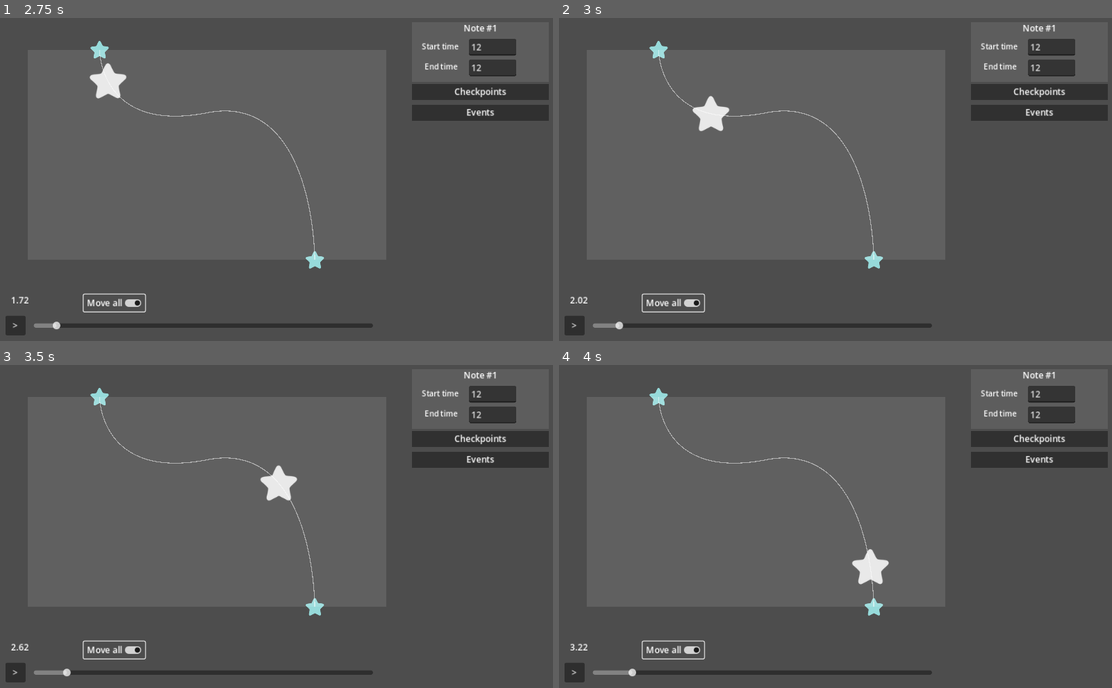
Above: before the commit, frames 1-4 (two rows, left to right).
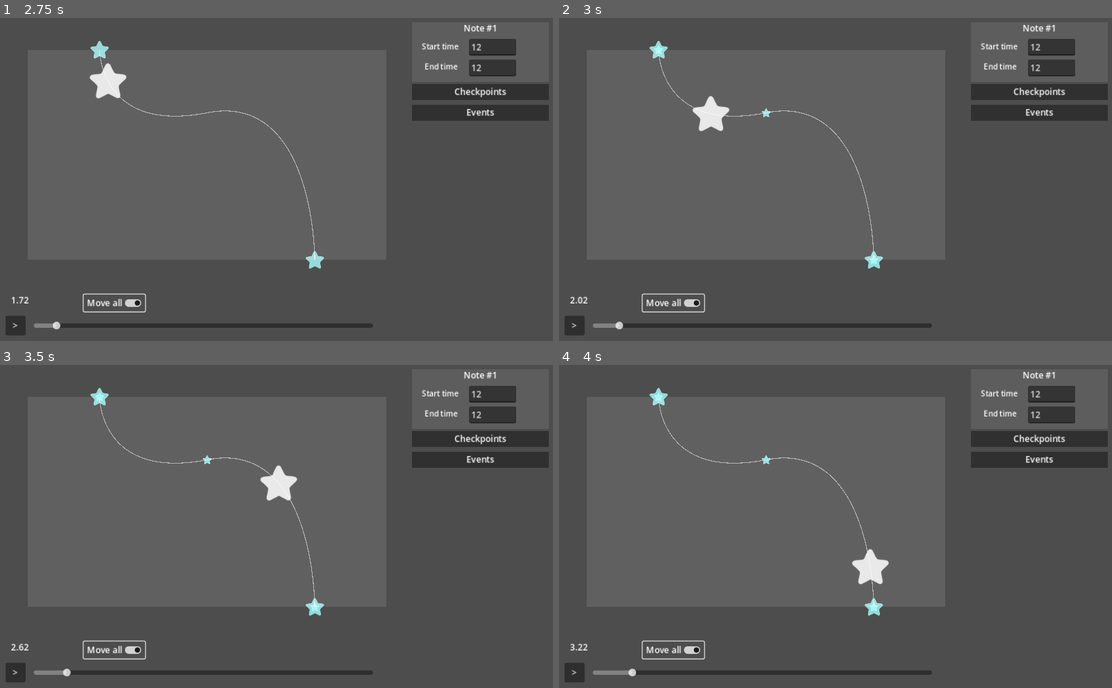
Above: after the commit, the same moments.

Repository: Punjidixie/Project-Prelude-Editor
Game: Godot game, scene res://main/main.tscn
The game is run twice, just before and just after one commit, with the same random seed, the same clock (stepped at 60 frames per second) and the same inputs.
Inputs (mouse positions are in pixels of both pictures, inside the frame that each line leads up to):
- Up to frame 1 (2.75 s): click (492, 47) at 0.52 s; type "12" at 0.6 s; click (492, 66) at 0.75 s; type "12" at 0.83 s; click ">" at 1.25 s; click "Move all" at 2 s
- Up to frame 2 (3 s): move the mouse to (608, 305) at 2.77 s; hold W from 2.78 s (still down); click (608, 305) at 2.85 s
- Up to frame 3 (3.5 s): keep holding W
- Up to frame 4 (4 s): move the mouse to (724, 542) at 3.52 s; release W at 3.53 s; click (724, 542) at 3.6 s

Frame 1 is identical in both runs. In frame 2, less than 0.1% of the frame differs, in the area x 17-58%, y 8-77%; in frame 3, less than 0.1%; in frame 4, less than 0.1%.

Commit message:
separate drag detector

Diff:
--- a/main/main.tscn
+++ b/main/main.tscn
@@ -61,15 +61,19 @@
 script = ExtResource("5_s85vc")
 start_checkpoint = NodePath("../../Checkpoints/StartCheckpoint")
 
-[node name="MoveEvent" type="Node" parent="Notes/Note/NoteEvents" node_paths=PackedStringArray("start_checkpoint", "destination_checkpoint", "visual_curve")]
+[node name="MoveEvent" type="Node" parent="Notes/Note/NoteEvents" node_paths=PackedStringArray("start_checkpoint", "destination_checkpoint", "visual_curve", "path_points")]
 script = ExtResource("5_vyj42")
 path = SubResource("Curve2D_gaqnd")
 start_checkpoint = NodePath("../../Checkpoints/StartCheckpoint")
 destination_checkpoint = NodePath("../../Checkpoints/EndCheckpoint")
 visual_curve = NodePath("WorldLine")
+path_points = NodePath("PathPoints")
 start_time = 1.0
+event_type = null
 
 [node name="WorldLine" type="Line2D" parent="Notes/Note/NoteEvents/MoveEvent"]
+
+[node name="PathPoints" type="Node" parent="Notes/Note/NoteEvents/MoveEvent"]
 
 [node name="EndEvent" type="Node" parent="Notes/Note/NoteEvents" node_paths=PackedStringArray("end_checkpoint")]
 script = ExtResource("6_klw7q")
@@ -84,6 +88,7 @@
 texture = ExtResource("2_ypqv5")
 
 [node name="Path2D" type="Path2D" parent="Notes"]
+visible = false
 position = Vector2(-29.4448, -34.9067)
 scale = Vector2(1.14947, 1.14667)
 curve = SubResource("Curve2D_acccc")
--- /dev/null
+++ b/notes/drag_detector.gd
@@ -0,0 +1,33 @@
+extends Control
+
+class_name DragDetector
+
+var following_mouse = false
+var mouse_in = false # to be able to start following mouse
+var drag_position : Vector2
+
+signal on_clicked()
+signal on_dragged(amount: Vector2)
+
+func _ready():
+	mouse_entered.connect(on_mouse_entered)
+	mouse_exited.connect(on_mouse_exited)
+
+func _process(delta):
+	if mouse_in:
+		if Input.is_action_just_pressed("left_click"):
+			drag_position = get_local_mouse_position()
+			following_mouse = true
+			on_clicked.emit()
+
+	if following_mouse:
+		var amount_moved = get_local_mouse_position() - drag_position
+		on_dragged.emit(amount_moved)
+		if Input.is_action_just_released("left_click"):
+			following_mouse = false
+
+func on_mouse_entered():
+	mouse_in = true
+
+func on_mouse_exited():
+	mouse_in = false
--- a/notes/note.gd
+++ b/notes/note.gd
@@ -66,10 +66,12 @@
 func on_checkpoint_clicked():
 	SignalManager.on_note_selected.emit(self) # Tell the UI manager to spawn UIs
 
-func on_move_all(amount: Vector2):
+func on_move_all(caller: NoteCheckpoint, amount: Vector2):
 	var checkpoints = get_note_checkpoints()
 	var events = get_note_events()
-	for checkpoint: NoteCheckpoint in checkpoints: checkpoint.move_by(amount)
+	for checkpoint: NoteCheckpoint in checkpoints:
+		if checkpoint != caller:
+			checkpoint.move_by(amount)
 	for event: NoteEvent in events: event.move_by(amount)
 	update()
 
--- a/notes/note_checkpoint.gd
+++ b/notes/note_checkpoint.gd
@@ -17,7 +17,8 @@
 # Local time
 @export var target_time : float
 @export var checkpoint_name : String
-@export var click_area : Control
+@export var drag_detector: DragDetector
+
 
 var following_mouse = false
 var mouse_in = false # to be able to start following mouse
@@ -25,20 +26,11 @@
 
 func _ready():
 	super._ready()
-	click_area.mouse_entered.connect(on_mouse_entered)
-	click_area.mouse_exited.connect(on_mouse_exited)
+	drag_detector.on_dragged.connect(on_dragged)
+	drag_detector.on_clicked.connect(on_clicked)
 
 func _process(delta):
-	if mouse_in:
-		if Input.is_action_just_pressed("left_click"):
-			drag_position = get_local_mouse_position()
-			following_mouse = true
-			on_checkpoint_clicked.emit()
-
-	if following_mouse:
-		follow_mouse()
-		if Input.is_action_just_released("left_click"):
-			following_mouse = false
+	pass
 
 
 func get_and_initialize_info_box() -> CheckpointInfoBox:
@@ -55,15 +47,14 @@
 	on_checkpoint_updated.emit(self)
 
 # Change 2 : Called from being dragged from its sprite
-func follow_mouse():
-	var new_world_position = get_global_mouse_position() - drag_position
-	var new_play_position = PlayAreaUtils.get_play_position(new_world_position)
+func on_dragged(amount: Vector2):
 	if GlobalManager.move_all == true:
-		# Tell the note to move everything
-		SignalManager.move_all_by.emit(new_play_position - play_position)
+		# Move self, then tell the note to move everything except self by the same amount
+		set_world_position(position + amount)
+		SignalManager.move_all_by.emit(self, PlayAreaUtils.get_delta_play_position(amount))
 	else:
-		# Move itself and tell related events
-		set_world_position(new_world_position)
+		# Move self and tell related events
+		set_world_position(position + amount)
 		on_checkpoint_updated.emit(self)
 
 	on_checkpoint_ui_needs_update.emit()
@@ -81,8 +72,5 @@
 	# No need to emit checkpoint_updated. Connected events will move by the same amount.
 	on_checkpoint_ui_needs_update.emit()
 
-func on_mouse_entered():
-	mouse_in = true
-
-func on_mouse_exited():
-	mouse_in = false
+func on_clicked():
+	on_checkpoint_clicked.emit()
--- a/notes/note_events/move_event.gd
+++ b/notes/note_events/move_event.gd
@@ -9,10 +9,16 @@
 
 @export var visual_curve : Line2D
 
+@export var path_points: Node
+
 func _ready():
 	get_tree().get_root().size_changed.connect(on_viewport_size_changed)
 	connect_start_checkpoint()
 	connect_destination_checkpoint()
+
+func _process(delta):
+	if Input.is_key_pressed(KEY_W):
+		spawn_path_points()
 
 # get the current note's play position from local time
 func get_notebody_play_position(local_time: float):
@@ -41,7 +47,13 @@
 	redraw_curve()
 
 func spawn_path_points():
-	pass
+	GodotUtils.delete_all_children(path_points)
+
+	for i in range(path.point_count):
+		var path_point: PathPoint = ScenePreloader.path_point.instantiate()
+		path_point.initialize(self, i)
+		path_points.add_child(path_point)
+
 
 func redraw_curve():
 	visual_curve.clear_points()
@@ -66,6 +78,12 @@
 	redraw_curve()
 	on_event_updated.emit(self)
 
+func on_path_point_dragged(index: int, amount: Vector2):
+	var new_world_position = PlayAreaUtils.get_world_position(path.get_point_position(index)) + amount
+	var new_play_position = PlayAreaUtils.get_play_position(new_world_position)
+	path.set_point_position(index, new_play_position)
+	redraw_curve()
+
 func connect_start_checkpoint():
 	start_checkpoint.on_checkpoint_updated.connect(on_start_checkpoint_updated)
 
--- a/notes/note_events/note_checkpoint.tscn
+++ b/notes/note_events/note_checkpoint.tscn
@@ -1,14 +1,15 @@
-[gd_scene load_steps=4 format=3 uid="uid://6xa2kl78865d"]
+[gd_scene load_steps=5 format=3 uid="uid://6xa2kl78865d"]
 
 [ext_resource type="Script" path="res://notes/note_checkpoint.gd" id="1_7kayq"]
 [ext_resource type="Texture2D" uid="uid://pc1xdwlau3fa" path="res://assets/star.png" id="2_0o8fb"]
+[ext_resource type="Script" path="res://notes/drag_detector.gd" id="3_cnygx"]
 
 [sub_resource type="RectangleShape2D" id="RectangleShape2D_nvqme"]
 size = Vector2(40, 40)
 
-[node name="NoteCheckpoint" type="Node2D" node_paths=PackedStringArray("click_area")]
+[node name="NoteCheckpoint" type="Node2D" node_paths=PackedStringArray("drag_detector")]
 script = ExtResource("1_7kayq")
-click_area = NodePath("DragArea")
+drag_detector = NodePath("DragDetector")
 
 [node name="Visual" type="Sprite2D" parent="."]
 modulate = Color(0.662745, 1, 1, 0.792157)
@@ -21,7 +22,7 @@
 [node name="CollisionShape2D" type="CollisionShape2D" parent="Area2D"]
 shape = SubResource("RectangleShape2D_nvqme")
 
-[node name="DragArea" type="Control" parent="."]
+[node name="DragDetector" type="Control" parent="."]
 custom_minimum_size = Vector2(50, 50)
 layout_mode = 3
 anchors_preset = 8
@@ -29,14 +30,15 @@
 anchor_top = 0.5
 anchor_right = 0.5
 anchor_bottom = 0.5
-offset_left = -20.0
-offset_top = -20.0
-offset_right = 20.0
-offset_bottom = 20.0
+offset_left = -25.0
+offset_top = -25.0
+offset_right = 25.0
+offset_bottom = 25.0
 grow_horizontal = 2
 grow_vertical = 2
+script = ExtResource("3_cnygx")
 
-[node name="ColorRect" type="ColorRect" parent="DragArea"]
+[node name="ColorRect" type="ColorRect" parent="DragDetector"]
 visible = false
 layout_mode = 1
 anchors_preset = 15
--- /dev/null
+++ b/notes/note_events/path_points/path_point.gd
@@ -0,0 +1,21 @@
+extends PlayAreaObject
+
+class_name PathPoint
+
+@export var drag_detector: DragDetector
+
+var move_event: MoveEvent
+var index: int # Which index in move_event's path to control
+
+func _ready():
+	drag_detector.on_dragged.connect(on_dragged)
+
+func initialize(_move_event: MoveEvent, _index: int) -> void:
+	self.move_event = _move_event
+	self.index = _index
+
+	set_play_position(move_event.path.get_point_position(index))
+
+func on_dragged(amount: Vector2) -> void:
+	set_world_position(position + amount)
+	move_event.on_path_point_dragged(index, amount)
--- /dev/null
+++ b/notes/note_events/path_points/path_point.tscn
@@ -0,0 +1,23 @@
+[gd_scene load_steps=4 format=3 uid="uid://cilx0w1l1ji7m"]
+
+[ext_resource type="Script" path="res://notes/note_events/path_points/path_point.gd" id="1_3teka"]
+[ext_resource type="Texture2D" uid="uid://pc1xdwlau3fa" path="res://assets/star.png" id="2_4cnet"]
+[ext_resource type="Script" path="res://notes/drag_detector.gd" id="3_loxqh"]
+
+[node name="PathPoint" type="Node2D" node_paths=PackedStringArray("drag_detector")]
+script = ExtResource("1_3teka")
+drag_detector = NodePath("DragDetector")
+
+[node name="Visual" type="Sprite2D" parent="."]
+modulate = Color(0.662745, 1, 1, 0.792157)
+scale = Vector2(0.25, 0.25)
+texture = ExtResource("2_4cnet")
+
+[node name="DragDetector" type="Control" parent="."]
+layout_mode = 3
+anchors_preset = 0
+offset_left = -10.0
+offset_top = -10.0
+offset_right = 10.0
+offset_bottom = 10.0
+script = ExtResource("3_loxqh")
--- a/singletons/godot_utils.gd
+++ b/singletons/godot_utils.gd
@@ -1,6 +1,6 @@
 extends Node
 
-func delete_children(node: Node):
+func delete_all_children(node: Node):
 	for child in node.get_children():
 		node.remove_child(child)
 		child.queue_free
--- a/singletons/play_area_utils.gd
+++ b/singletons/play_area_utils.gd
@@ -12,3 +12,7 @@
 	var relative_world_pos = world_position - origin_position
 	var relative_world_pos_y_inv = Vector2(1, -1) * relative_world_pos
 	return (relative_world_pos_y_inv / GlobalManager.play_area.size) * scale_factor
+
+func get_delta_play_position(delta_world_position: Vector2) -> Vector2:
+	var delta_world_position_y_inv = Vector2(1, -1) * delta_world_position
+	return (delta_world_position_y_inv / GlobalManager.play_area.size) * scale_factor
--- a/singletons/scene_preloader.gd
+++ b/singletons/scene_preloader.gd
@@ -7,3 +7,5 @@
 const appear_event_info_box = preload("res://ui/event_info_boxes/appear_event_info_box.tscn")
 const move_event_info_box = preload("res://ui/event_info_boxes/move_event_info_box.tscn")
 const end_event_info_box = preload("res://ui/event_info_boxes/end_event_info_box.tscn")
+
+const path_point = preload("res://notes/note_events/path_points/path_point.tscn")
--- a/singletons/signal_manager.gd
+++ b/singletons/signal_manager.gd
@@ -10,4 +10,4 @@
 signal on_note_selected(note: Note)
 signal on_top_ui_needs_update()
 
-signal move_all_by(amount: Vector2)
+signal move_all_by(called_from: NoteCheckpoint, amount: Vector2)
--- a/ui/ui_controller.gd
+++ b/ui/ui_controller.gd
@@ -31,5 +31,5 @@
 		event_container.add_child(info_box)
 
 func clear_note_ui() -> void:
-	GodotUtils.delete_children(checkpoint_container)
-	GodotUtils.delete_children(event_container)
+	GodotUtils.delete_all_children(checkpoint_container)
+	GodotUtils.delete_all_children(event_container)
